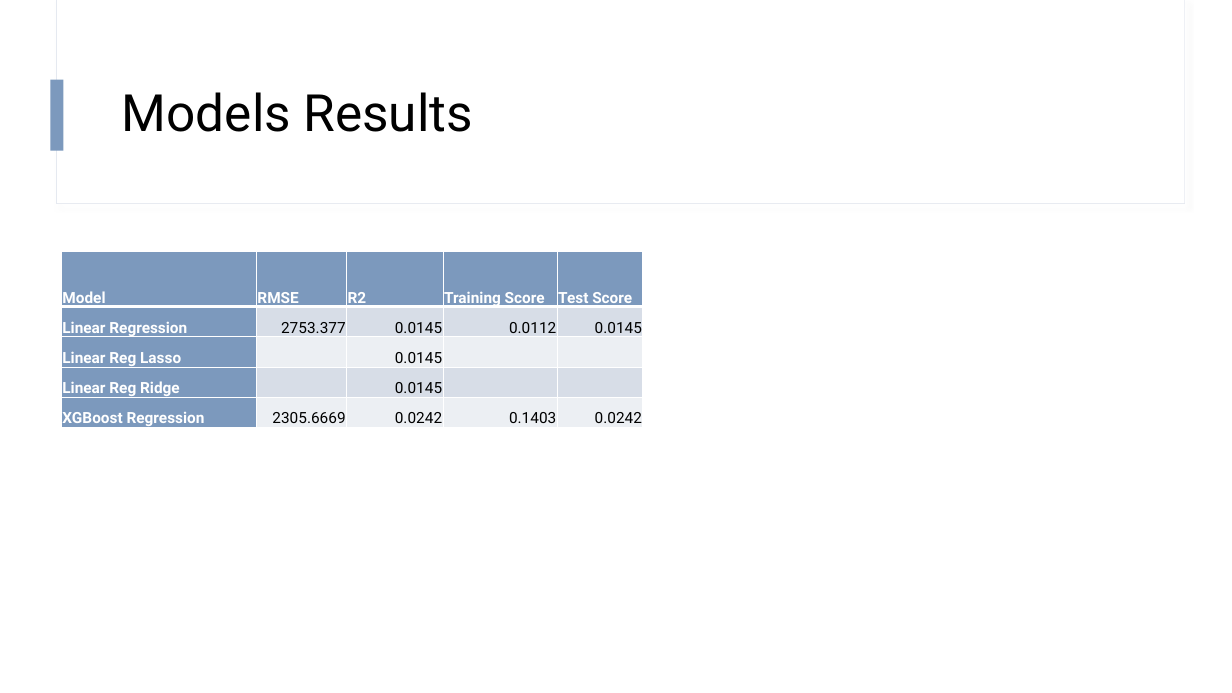
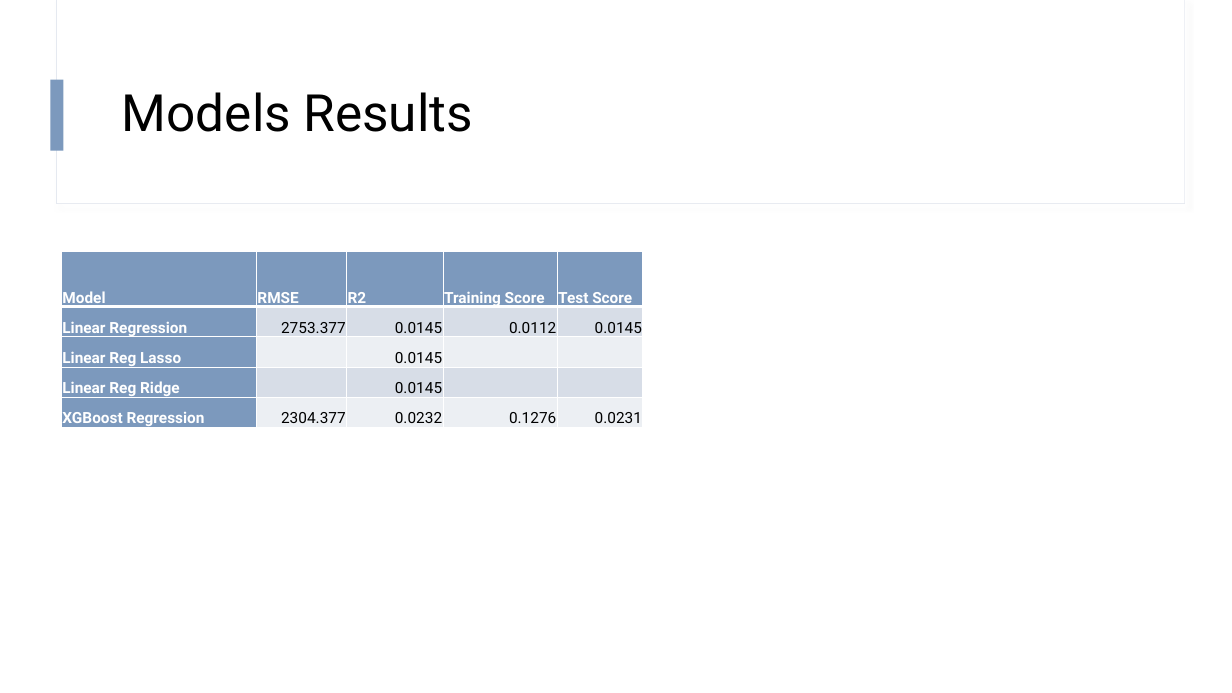
Before and after one commit to hapl/predict-flight-delays, a slide deck: slide 12 of output/presentation/Project_presentation_v2.pptx. Drawn at 1232x693 pixels with LibreOffice and Linux fonts; fonts in the diff are those of the drawing. Boxes give left, top, right and bottom in pixels: in the first picture for what was removed or moved away, otherwise in the second. Text is boxed around its words. In the diff, an @@ line names an element or a change of style, - is before the commit and + after.

```diff
--- a/output/presentation/Project_presentation_v2.pptx
+++ b/output/presentation/Project_presentation_v2.pptx
@@ table at bbox=[61, 251, 643, 432] @@
-row 5: XGBoost Regression | 2305.6669 | 0.0242 | 0.1403 | 0.0242
+row 5: XGBoost Regression | 2304.377 | 0.0232 | 0.1276 | 0.0231
```
Also in this commit, not shown: 1 other slide changed.
